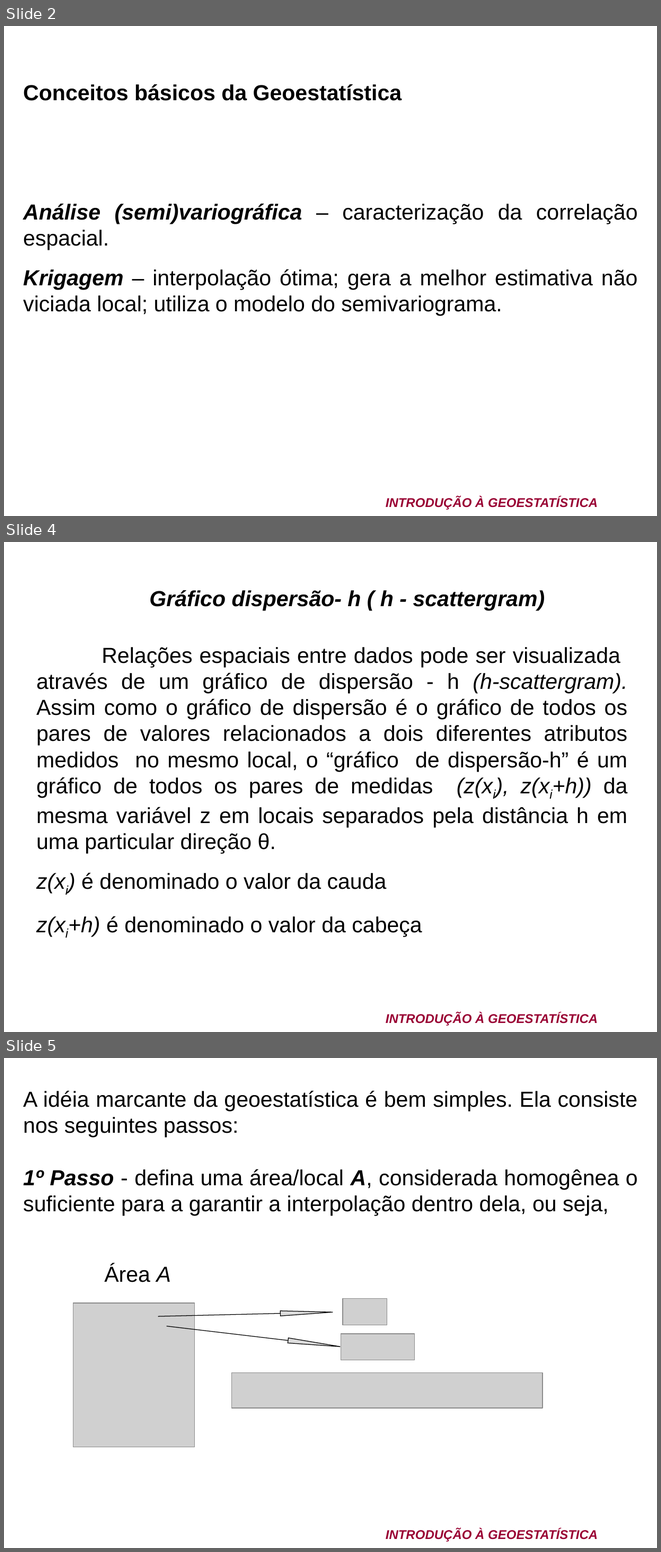
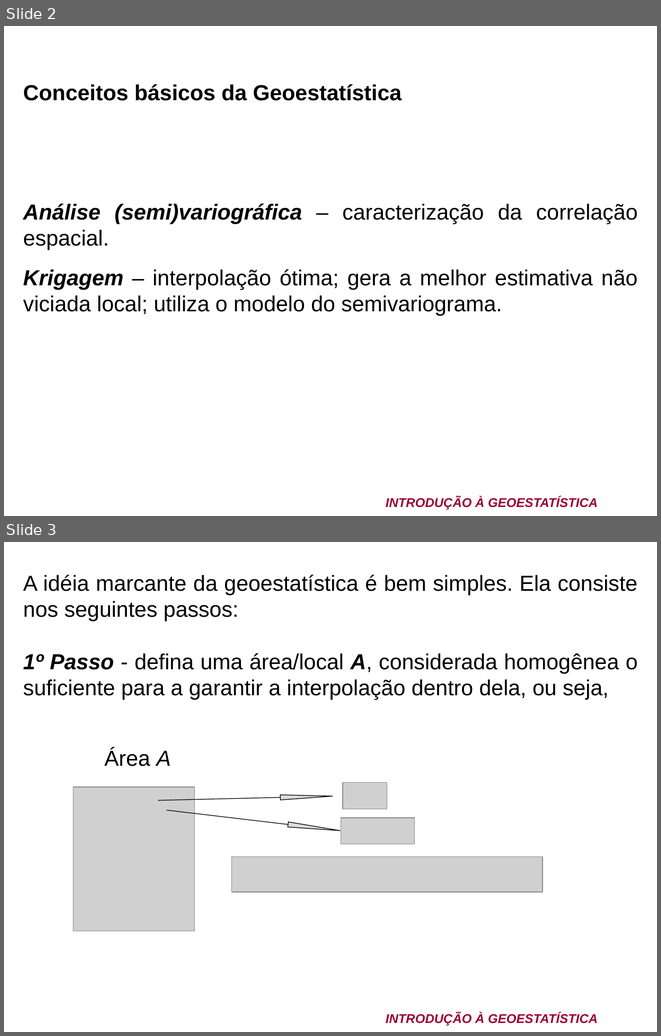
Before and after one commit to arpanosso/curso-gp-02-geoestatistica, a slide deck: pdf/Curso de geoestatistica CBCS 2011.ppt. Shown one above the other, each under a label of ours: slides 2, 4 and 5 before the commit, slides 2 and 3 after it; the slides between them are not shown. The pictures are 661x1552 and 661x1036 pixels, drawn with LibreOffice and Linux fonts; fonts in the diff are those of the drawing; grey boxes stand for pictures; background and template pictures are left out. Boxes give left, top, right and bottom in pixels: in the first picture for what was removed or moved away, otherwise in the second. Text is boxed around its words. In the diff, an @@ line names an element or a change of style, - is before the commit and + after.

```diff
--- a/pdf/Curso de geoestatistica CBCS 2011.ppt
+++ b/pdf/Curso de geoestatistica CBCS 2011.ppt
@@ slide 4 removed at [4,542,657,1032], background picture (left out); not listed: 1 template element that a slide beside it also shows @@
@@ text removed at [149,590,545,610] @@
-Gráfico dispersão- h ( h - scattergram)
@@ text removed at [36,647,628,936] @@
-Relações espaciais entre dados pode ser visualizada através de um gráfico de dispersão - h (h-scattergram). Assim como o gráfico de dispersão é o gráfico de todos os pares de valores relacionados a dois diferentes atributos medidos no mesmo local, o “gráfico de dispersão-h” é um gráfico de todos os pares de medidas (z(xi), z(xi+h)) da mesma variável z em locais separados pela distância h em uma particular direção θ.
-z(xi) é denominado o valor da cauda
-z(xi+h) é denominado o valor da cabeça
@@ what was slide 5 is now slide 3 @@
```
Also in this commit, not shown: 1 other slide removed, 3 other files.
